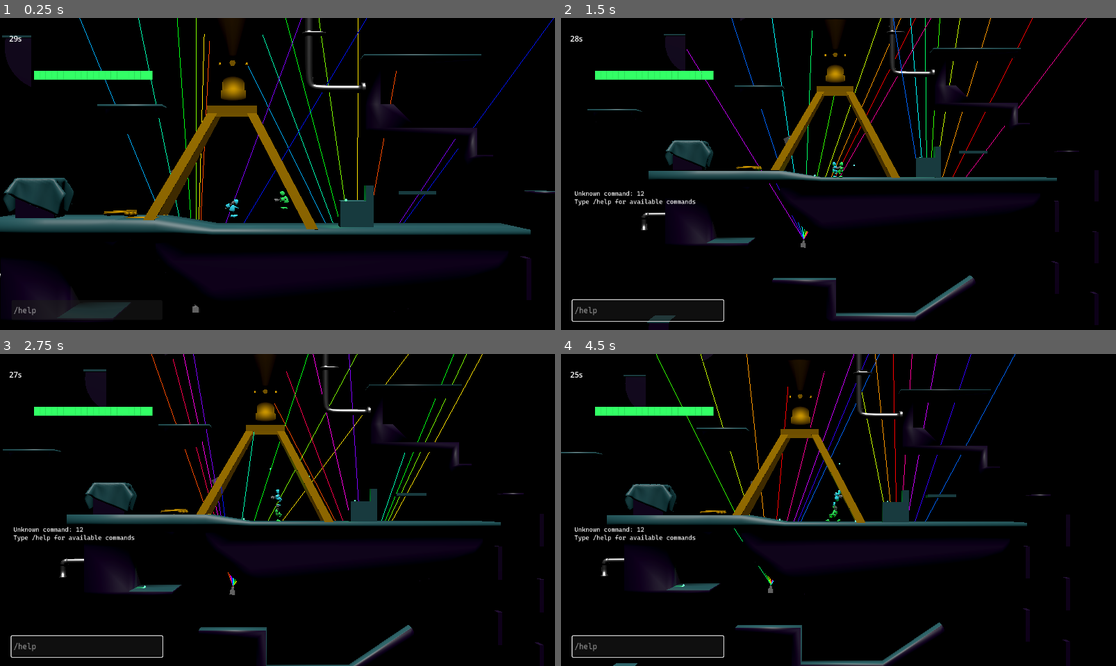
Above: before the commit, frames 1-4 (two rows, left to right).
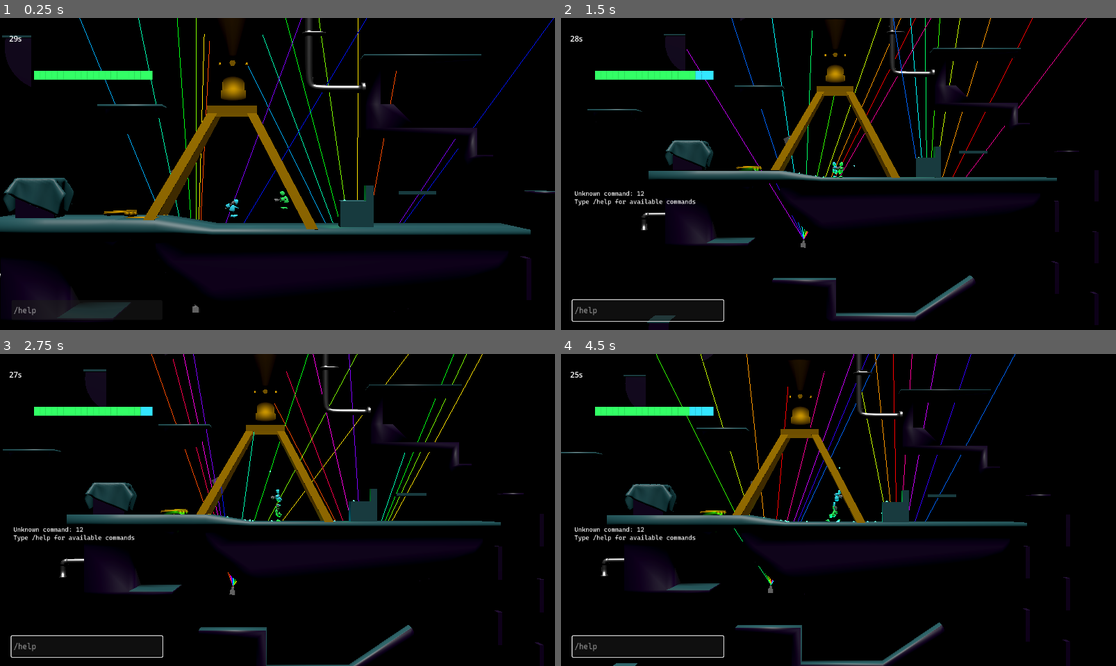
Above: after the commit, the same moments.

Repository: theowiik/project-epic-footsies-2
Game: Godot game, scene res://scenes/main.tscn
Two runs of this game, one before a commit and one after it. Both use one fixed random seed, a clock stepped at 60 frames per second and the inputs below. The engine's default icon, where the game draws it, is replaced by a stand-in: a white triangle on a blue panel in a dark square.
Inputs (mouse positions are in pixels of both pictures, inside the frame that each line leads up to):
- Up to frame 1 (0.25 s): no input
- Up to frame 2 (1.5 s): click (649, 311) at 0.52 s; type "12" at 0.6 s; tap Enter at 1.25 s; move the mouse to (960, 158) at 1.27 s; hold D from 1.28 s (still down); hold Mouse wheel up (dev_zoom_in) from 1.28 s (still down); click (960, 158) at 1.42 s
- Up to frame 3 (2.75 s): tap Space at 1.52, 2.27 s; move the mouse to (166, 525) at 2.02 s; release D at 2.03 s; release Mouse wheel up (dev_zoom_in) at 2.03 s; hold S from 2.03 s (still down); tap Mouse wheel down (dev_zoom_out) at 2.1 s
- Up to frame 4 (4.5 s): move the mouse to (894, 441) at 2.77 s; release S at 2.78 s; hold D 2.78-3.53 s; tap J at 2.85 s; move the mouse to (810, 572) at 3.52 s; hold W 3.53-4.28 s; tap Mouse wheel up (dev_zoom_in) at 3.6 s; click (810, 572) at 3.67 s; tap Space at 3.77 s; move the mouse to (1005, 556) at 4.27 s; hold A from 4.28 s (still down); hold Mouse wheel down (dev_zoom_out) from 4.28 s (still down)

The runs differ from the first frame. In frame 1, less than 0.1% of the frame differs, in the area x 61-63%, y 57-59%; in frame 2, 0.2%; in frame 3, 0.2%; in frame 4, 0.3%, in the area x 20-67%, y 16-75%.

Commit message:
Improve bullet collision

Diff:
--- a/game/scripts/bullet.gd
+++ b/game/scripts/bullet.gd
@@ -12,6 +12,7 @@
 
 @onready var mesh_instance: MeshInstance3D = $MeshInstance3D
 @onready var light: OmniLight3D = $OmniLight3D
+@onready var _ray_query: PhysicsRayQueryParameters3D = PhysicsRayQueryParameters3D.new()
 
 
 func _ready():
@@ -20,15 +21,31 @@
 	_material.emission_energy_multiplier = 2.0
 	mesh_instance.material_override = _material
 
+	_ray_query.collision_mask = collision_mask
+	_ray_query.collide_with_areas = false
+	_ray_query.collide_with_bodies = true
+
 	_apply_team_color()
 	await get_tree().create_timer(lifetime).timeout
 	if is_inside_tree():
 		queue_free()
 
 
-func _physics_process(delta):
-	position += velocity * speed * delta
+func _physics_process(delta: float) -> void:
 	velocity.y -= _gravity * delta
+	var movement: Vector3 = velocity * speed * delta
+
+	_ray_query.from = global_position
+	_ray_query.to = global_position + movement
+
+	var space_state := get_world_3d().direct_space_state
+	var result := space_state.intersect_ray(_ray_query)
+
+	if result:
+		global_position = result.position
+		_handle_hit(result.collider)
+	else:
+		position += movement
 
 
 func set_direction(direction: Vector3):
@@ -45,6 +62,10 @@
 
 
 func _on_body_entered(_body: Node3D) -> void:
+	_handle_hit(_body)
+
+
+func _handle_hit(_body: Node3D) -> void:
 	if _hit or not is_inside_tree():
 		return
 	_hit = true
